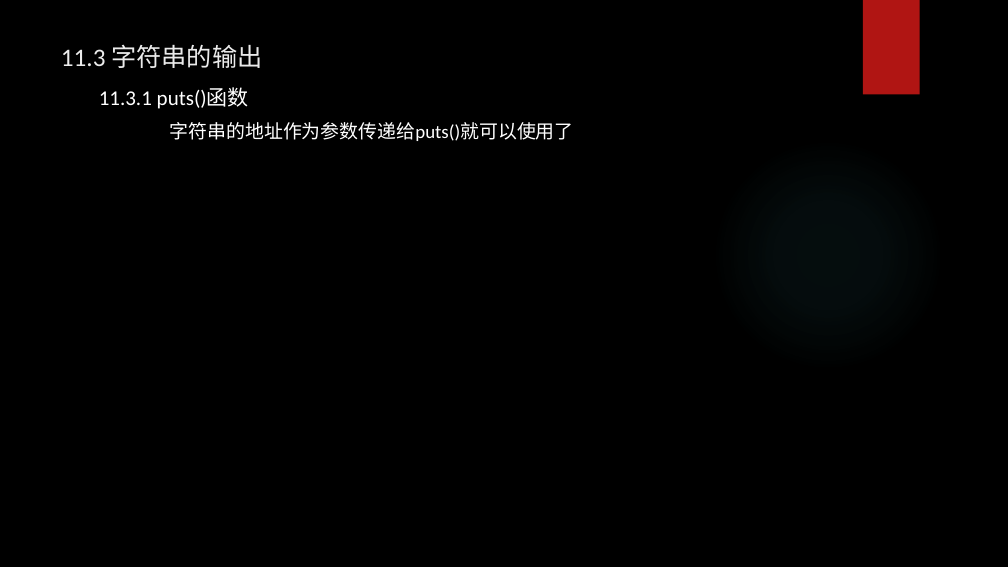
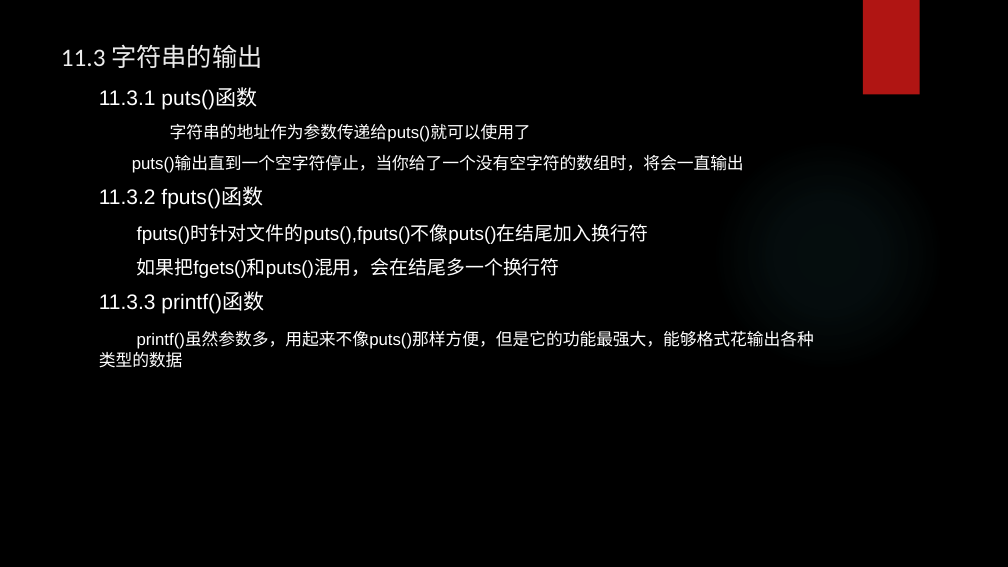
Before and after one commit to tsyin/c_ppt-code, a slide deck: slide 6 of 11字符串和字符串函数.pptx. Drawn at 1008x567 pixels with LibreOffice and Linux fonts; fonts in the diff are those of the drawing; background and template pictures are left out. Boxes give left, top, right and bottom in pixels: in the first picture for what was removed or moved away, otherwise in the second. Text is boxed around its words. In the diff, an @@ line names an element or a change of style, - is before the commit and + after.

```diff
--- a/11字符串和字符串函数.pptx
+++ b/11字符串和字符串函数.pptx
@@ text at (99, 88, 531, 142): font Calibri to Arial in "11.3.1 puts()函数", "字符串的地址作为参数传递给puts()就可以使用了"; size 18 to 16 pt in "字符串的地址作为参数传递给puts()就可以使用了" @@
@@ text at (99, 156, 814, 368): paragraphs added @@
+  puts()输出直到一个空字符停止，当你给了一个没有空字符的数组时，将会一直输出
+11.3.2 fputs()函数
+fputs()时针对文件的puts(),fputs()不像puts()在结尾加入换行符
+如果把fgets()和puts()混用，会在结尾多一个换行符
+11.3.3 printf()函数
+printf()虽然参数多，用起来不像puts()那样方便，但是它的功能最强大，能够格式花输出各种类型的数据
```
Also in this commit, not shown: 8 slides added, 3 other files.
